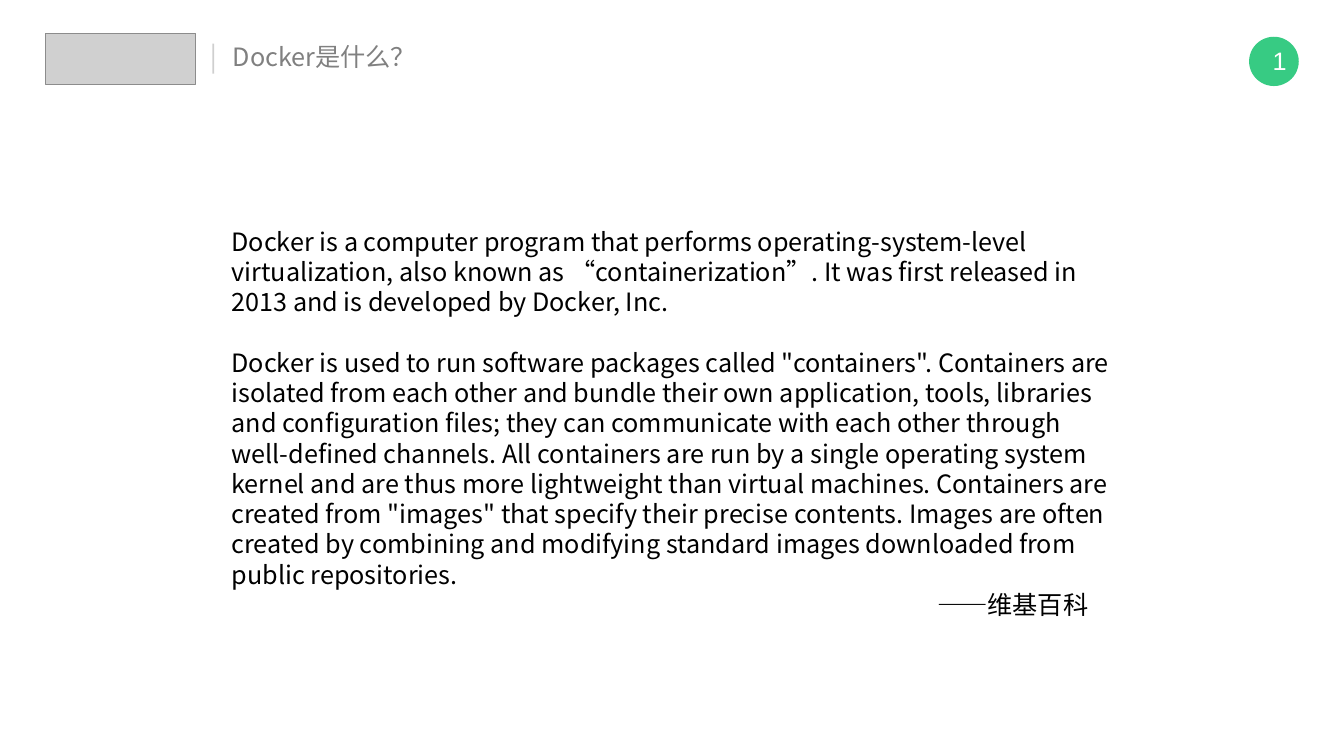
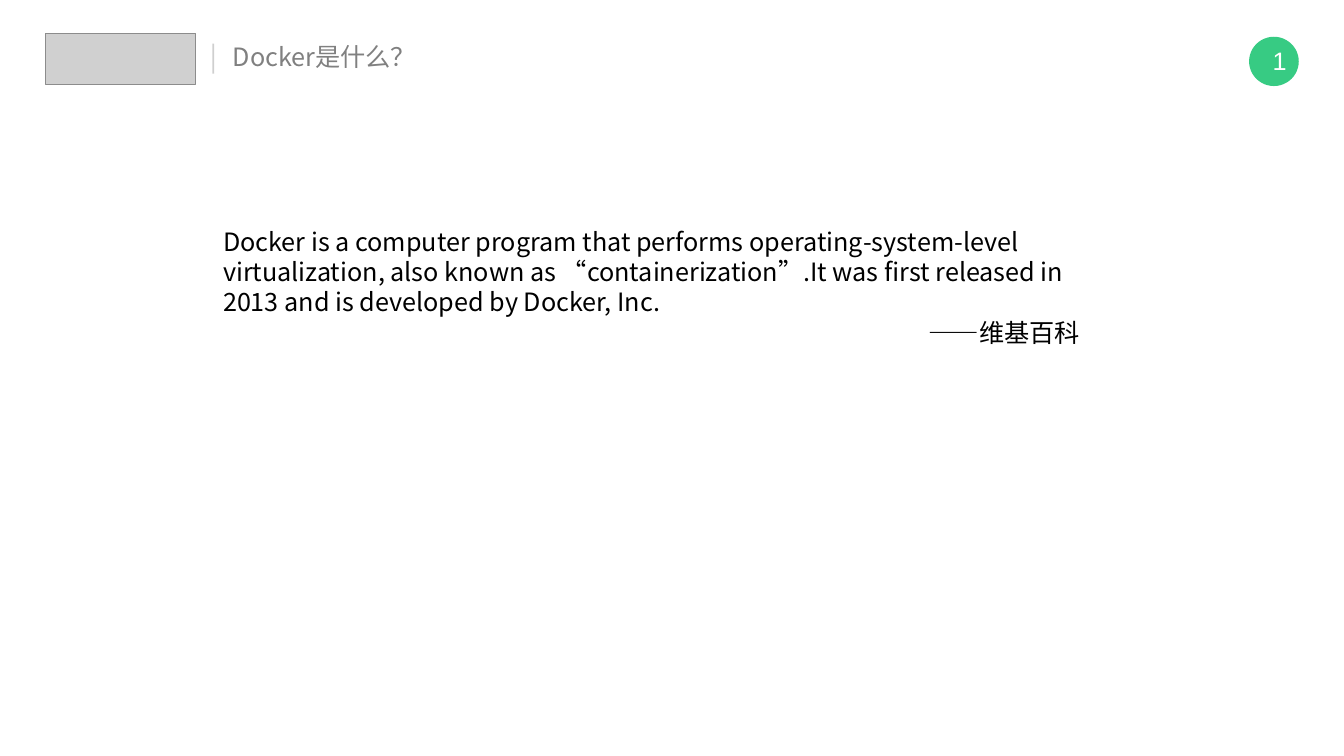
Before and after one commit to IT18Monkey/java-learn-note, a slide deck: slide 3 of 技术分享/浅尝docker.pptx. Drawn at 1344x756 pixels with LibreOffice and Linux fonts; fonts in the diff are those of the drawing; grey boxes stand for pictures. Boxes give left, top, right and bottom in pixels: in the first picture for what was removed or moved away, otherwise in the second. Text is boxed around its words. In the diff, an @@ line names an element or a change of style, - is before the commit and + after.

```diff
--- a/技术分享/浅尝docker.pptx
+++ b/技术分享/浅尝docker.pptx
@@ text "Docker is a computer program ...": place and size @@
-text "Docker is a computer program ..." at box(232, 230, 1109, 616)
+text "Docker is a computer program ..." at box(223, 230, 1080, 344)
@@ text at box(223, 230, 1063, 317): text changed @@
-Docker is a computer program that performs operating-system-level virtualization, also known as “containerization”. It was first released in 2013 and is developed by Docker, Inc.
-Docker is used to run software packages called "containers". Containers are isolated from each other and bundle their own application, tools, libraries and configuration files; they can communicate with each other through well-defined channels. All containers are run by a single operating system kernel and are thus more lightweight than virtual machines. Containers are created from "images" that specify their precise contents. Images are often created by combining and modifying standard images downloaded from public repositories.
+Docker is a computer program that performs operating-system-level virtualization, also known as “containerization”.It was first released in 2013 and is developed by Docker, Inc.
```
Also in this commit, not shown: 4 other slides changed, 1 slide added, 1 other file.
